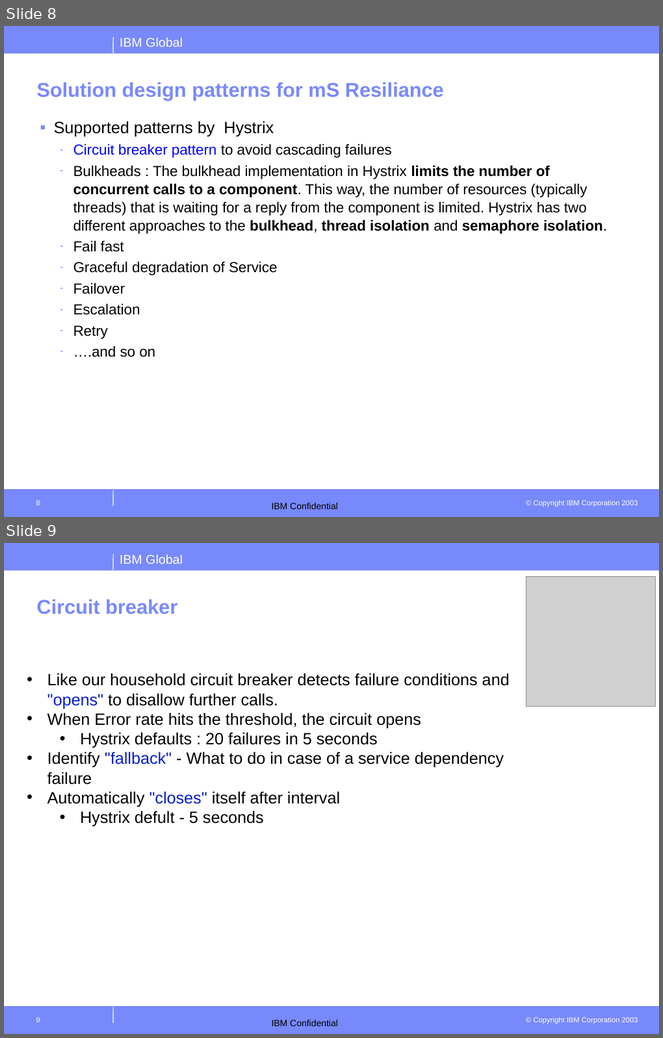
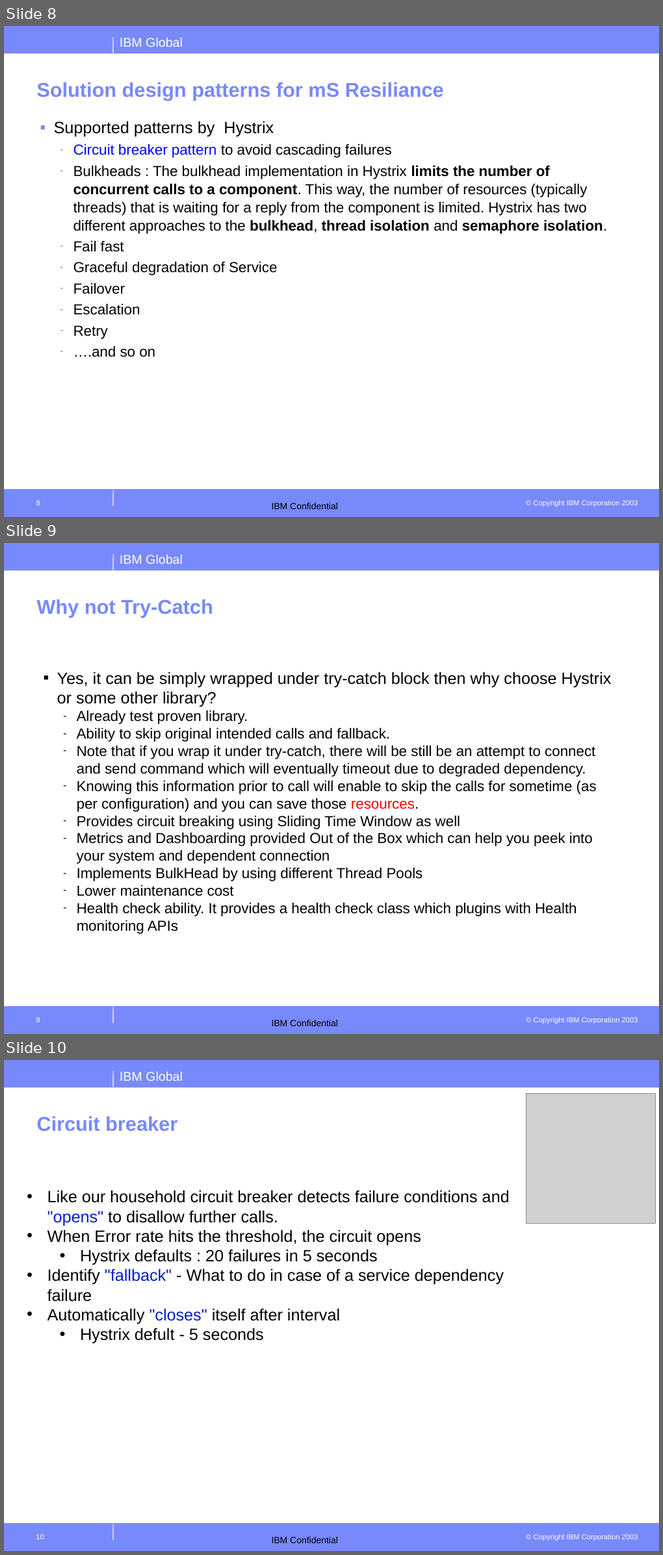
Before and after one commit to krishnabab/OrderValidator, a slide deck: src/main/resources/SDT-Hystrix - V2.0.pptx. Shown one above the other, each under a label of ours: slides 8 and 9 before the commit, slides 8, 9 and 10 after it. The pictures are 663x1038 and 663x1555 pixels, drawn with LibreOffice and Linux fonts; fonts in the diff are those of the drawing; grey boxes stand for pictures; background and template pictures are left out. Boxes give left, top, right and bottom in pixels: in the first picture for what was removed or moved away, otherwise in the second. Text is boxed around its words. In the diff, an @@ line names an element or a change of style, - is before the commit and + after.

Commit message:
updated the ppt for try catch block information

```diff
--- a/src/main/resources/SDT-Hystrix - V2.0.pptx
+++ b/src/main/resources/SDT-Hystrix - V2.0.pptx
@@ slide 9 added at box(4, 543, 659, 1034), background #FFFFFF; not listed: 9 template elements that a slide beside it also shows @@
@@ title added at box(36, 599, 213, 618), 22 pt, text #7889FB, bold @@
+Why not Try-Catch
@@ text added at box(57, 672, 612, 934), 16 pt, text #000000 @@
+▪ Yes, it can be simply wrapped under try-catch block then why choose Hystrix or some other library?
+  – Already test proven library.
+  – Ability to skip original intended calls and fallback.
+  – Note that if you wrap it under try-catch, there will be still be an attempt to connect and send command which will eventually timeout due to degraded dependency.
+  – Knowing this information prior to call will enable to skip the calls for sometime (as per configuration) and you can save those resources.
+  – Provides circuit breaking using Sliding Time Window as well
+  – Metrics and Dashboarding provided Out of the Box which can help you peek into your system and dependent connection
+  – Implements BulkHead by using different Thread Pools
+  – Lower maintenance cost
+  – Health check ability. It provides a health check class which plugins with Health monitoring APIs
@@ page number added at box(36, 1017, 40, 1023), 8 pt, text #FFFFFF @@
+9
@@ what was slide 9 is now slide 10 @@
@@ page number at box(36, 1534, 44, 1540): text changed @@
-9
+10
```
Also in this commit, not shown: 2 slides changed.
